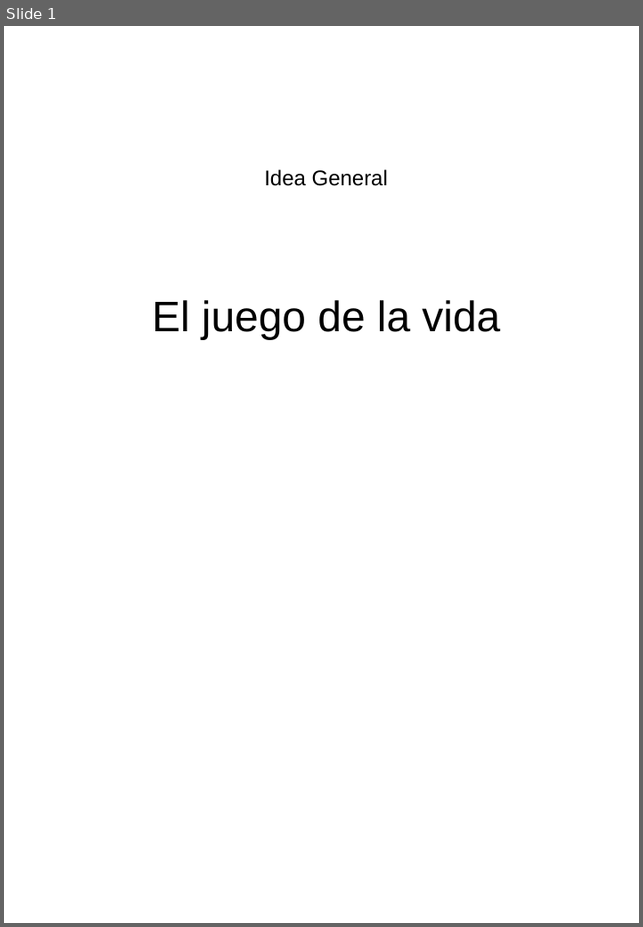
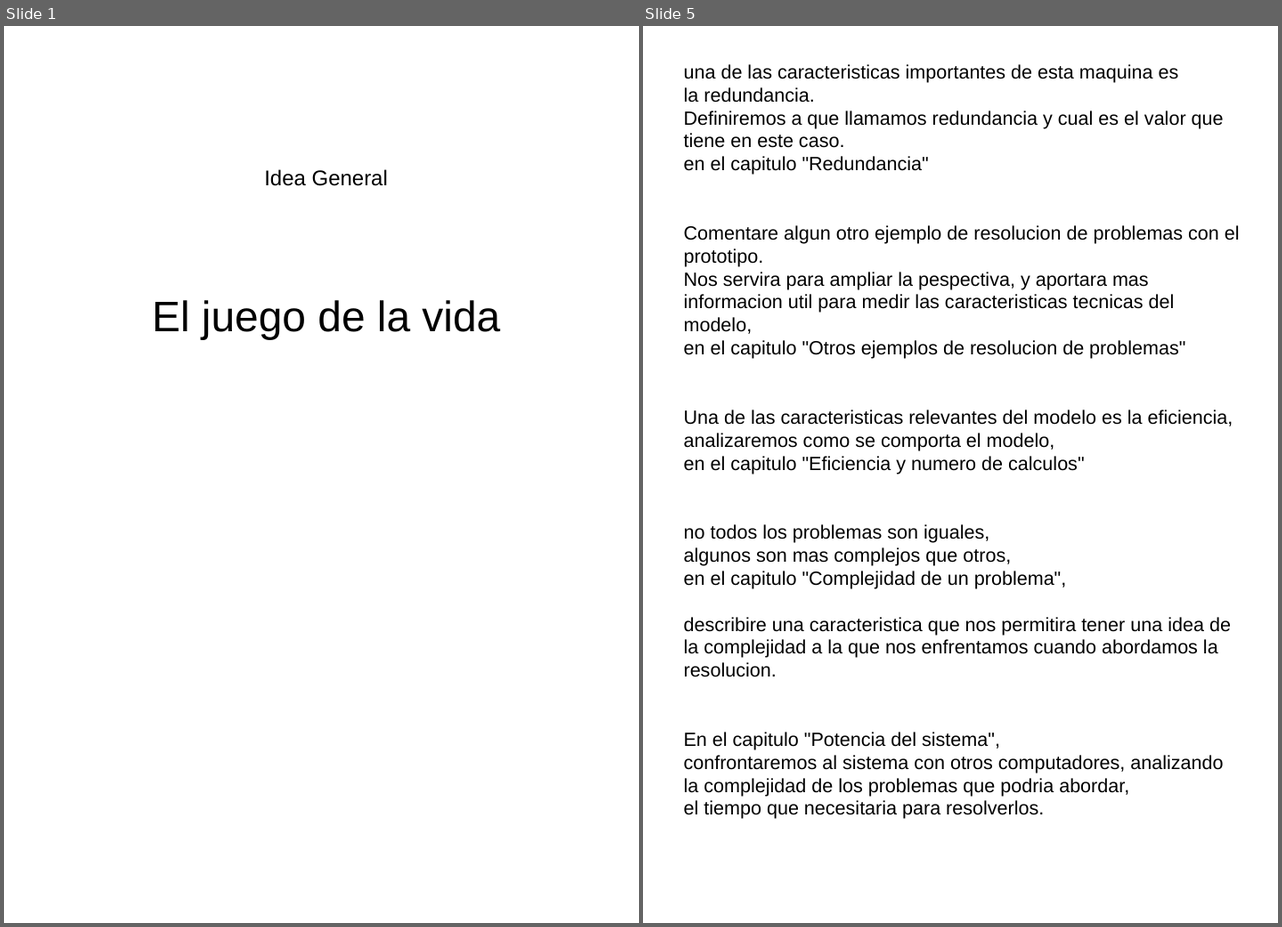
Before and after one commit to fabhrius/La-Cosa, a slide deck: capitulos/Idea general/Idea General.odp. Shown side by side, each under a label of ours: slide 1 before the commit, slides 1 and 5 after it; the slides between them are not shown. The pictures are 643x927 and 1282x927 pixels, drawn with LibreOffice and Linux fonts; fonts in the diff are those of the drawing. Boxes give left, top, right and bottom in pixels: in the first picture for what was removed or moved away, otherwise in the second. Text is boxed around its words. In the diff, an @@ line names an element or a change of style, - is before the commit and + after.

Commit message:
Idea general.odp - borrador

```diff
--- a/capitulos/Idea general/Idea General.odp
+++ b/capitulos/Idea general/Idea General.odp
@@ slide 5 added at <box>643,26,1278,923</box>, background #FFFFFF @@
@@ text added at <box>684,64,1239,819</box>, 18 pt, text #000000 @@
+una de las caracteristicas importantes de esta maquina es
+la redundancia.
+Definiremos a que llamamos redundancia y cual es el valor que tiene en este caso.
+en el capitulo "Redundancia"
+Comentare algun otro ejemplo de resolucion de problemas con el prototipo.
+Nos servira para ampliar la pespectiva, y aportara mas informacion util para medir las caracteristicas tecnicas del modelo,
+en el capitulo "Otros ejemplos de resolucion de problemas"
+Una de las caracteristicas relevantes del modelo es la eficiencia,
+analizaremos como se comporta el modelo,
+en el capitulo "Eficiencia y numero de calculos"
+no todos los problemas son iguales,
+algunos son mas complejos que otros,
+en el capitulo "Complejidad de un problema",
+describire una caracteristica que nos permitira tener una idea de la complejidad a la que nos enfrentamos cuando abordamos la resolucion.
+En el capitulo "Potencia del sistema",
+confrontaremos al sistema con otros computadores, analizando la complejidad de los problemas que podria abordar,
+el tiempo que necesitaria para resolverlos.
```
Also in this commit, not shown: 3 other slides added, 13 slides removed.
